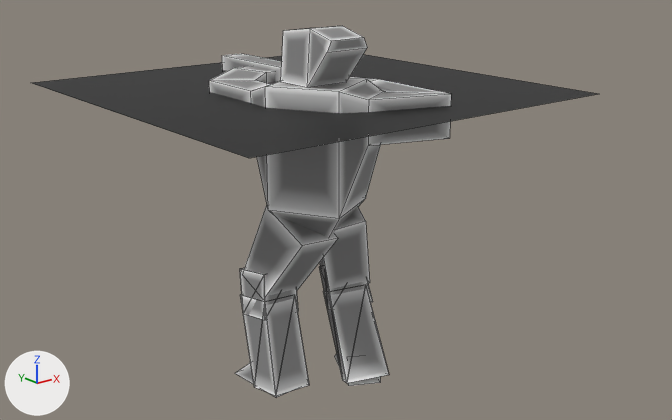
A saved change to the Blender file share/shapes/cat5/pumpgunner.blend.
Rendered twice from a 50 mm lens placed at (-4.52, -5.34, 3.5), pointed at (0.33, 0.72, 1.08). Lighting does not change. The marker at lower left points along +X, +Y and +Z. Mesh edges are drawn as thin lines.

Before the edit, the objects in view are built like this:
```python
ob_calf_left = bpy.data.objects.new('calf_left', me_mesh_159)
ob_calf_left.location = (-0.718, 0.165, 0.415)
ob_calf_left.rotation_euler = (0.329, 0.0556, 0.555)  # degrees (19, 3.2, 32)
ob_calf_right_002 = bpy.data.objects.new('calf_right.002', me_mesh_156)
ob_calf_right_002.location = (-0.133, -0.09, 0.41)
ob_foot_l = bpy.data.objects.new('foot_l', me_cube_052)
ob_foot_l.location = (-0.74, 0.217, 0.003)
ob_foot_l.rotation_euler = (0.00222, 0.00117, 0.0714)  # degrees (0.1, 0.1, 4.1)
ob_knee_left = bpy.data.objects.new('knee_left', me_mesh_158)
ob_knee_left.location = (-0.684, 0.186, 0.796)
ob_knee_left.rotation_euler = (0.329, 0.0556, 0.555)  # degrees (19, 3.2, 32)
ob_knee_right_001 = bpy.data.objects.new('knee_right.001', me_mesh_157)
ob_knee_right_001.location = (-0.114, 0.034, 0.772)
ob_thigh_left = bpy.data.objects.new('thigh_left', me_cube_051)
ob_thigh_left.location = (-0.664, 0.175, 0.958)
ob_thigh_left.rotation_euler = (0.45, 0.13, 0.11)  # degrees (26, 7.4, 6.3)
ob_thigh_right_004 = bpy.data.objects.new('thigh_right.004', me_cube_028)
ob_thigh_right_004.location = (-0.142, 0.063, 0.925)
ob_thigh_right_004.rotation_euler = (0.215, -0.179, -0.47)  # degrees (12, -10, -27)
ob_xtorsox = bpy.data.objects.new('xtorsox', me_cube)
ob_xtorsox.location = (-0.414, 0.0, 1.47)
ob_xtorsox.rotation_euler = (0.0, 0.0, -1.047)  # degrees (0, 0, -60)
ob_y_outlinetorso = bpy.data.objects.new('y_OutlineTorso', me_plane_001)
ob_y_outlinetorso.location = (-0.098, 0.559, 2.217)
ob_y_outlinetorso.rotation_euler = (0.0, 0.0, -3.142)  # degrees (0, 0, -180)
# also in view: 'xheadx' at (-0.41, -0.07, 2.57)
```
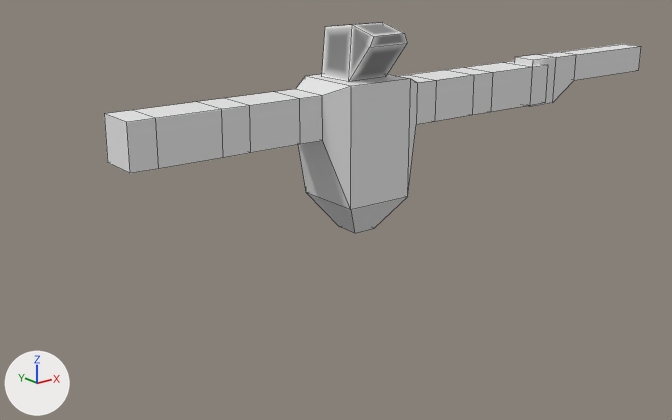
Commit message: Change pumpgunner shape.

Patch to the scene script:
```diff
--- a/share/shapes/cat5/pumpgunner.blend.py
+++ b/share/shapes/cat5/pumpgunner.blend.py
@@ mat_material @@
+mat_material = diffuse_material('Material')
+mat_material.base_color = (0.8, 0.8, 0.8)  # white #e7e7e7
@@ me_cube_001_2 @@
+me_cube_001_2.from_pydata(...)  # 76 vertices, 72 faces; spans x -1.96..3.36, y -0.28..0.28, z -0.29..0.9
+me_cube_001_2.materials.append(mat_material)  # white #e7e7e7
@@ ob_y_outlinetorso @@
 ob_y_outlinetorso = bpy.data.objects.new('y_OutlineTorso', me_plane_001)
-ob_y_outlinetorso.location = (-0.098, 0.559, 2.217)
+ob_y_outlinetorso.location = (0.388, 0.545, 1.839)
 ob_y_outlinetorso.rotation_euler = (0.0, 0.0, -3.142)  # degrees (0, 0, -180)
+ob_y_outlinetorso.hide_set(True)  # wire or fog, not drawn
@@ ob_foot_l @@
 ob_foot_l = bpy.data.objects.new('foot_l', me_cube_052)
-ob_foot_l.location = (-0.74, 0.217, 0.003)
+ob_foot_l.location = (0.0, 0.0, 0.0)
 ob_foot_l.rotation_euler = (0.00222, 0.00117, 0.0714)  # degrees (0.1, 0.1, 4.1)
+ob_foot_l.hide_viewport = True
@@ ob_thigh_left @@
 ob_thigh_left = bpy.data.objects.new('thigh_left', me_cube_051)
-ob_thigh_left.location = (-0.664, 0.175, 0.958)
-ob_thigh_left.rotation_euler = (0.45, 0.13, 0.11)  # degrees (26, 7.4, 6.3)
+ob_thigh_left.location = (0.0, 0.0, 0.0)
+ob_thigh_left.hide_viewport = True
@@ ob_calf_left @@
 ob_calf_left = bpy.data.objects.new('calf_left', me_mesh_159)
-ob_calf_left.location = (-0.718, 0.165, 0.415)
-ob_calf_left.rotation_euler = (0.329, 0.0556, 0.555)  # degrees (19, 3.2, 32)
+ob_calf_left.location = (0.0, 0.0, 0.0)
+ob_calf_left.hide_viewport = True
@@ ob_knee_left @@
 ob_knee_left = bpy.data.objects.new('knee_left', me_mesh_158)
-ob_knee_left.location = (-0.684, 0.186, 0.796)
-ob_knee_left.rotation_euler = (0.329, 0.0556, 0.555)  # degrees (19, 3.2, 32)
+ob_knee_left.location = (0.0, 0.0, 0.0)
+ob_knee_left.hide_viewport = True
@@ ob_knee_right_001 @@
 ob_knee_right_001 = bpy.data.objects.new('knee_right.001', me_mesh_157)
-ob_knee_right_001.location = (-0.114, 0.034, 0.772)
+ob_knee_right_001.location = (0.0, 0.0, 0.0)
+ob_knee_right_001.hide_viewport = True
@@ ob_calf_right_002 @@
 ob_calf_right_002 = bpy.data.objects.new('calf_right.002', me_mesh_156)
-ob_calf_right_002.location = (-0.133, -0.09, 0.41)
+ob_calf_right_002.location = (0.0, 0.0, 0.0)
+ob_calf_right_002.hide_viewport = True
@@ ob_thigh_right_004 @@
 ob_thigh_right_004 = bpy.data.objects.new('thigh_right.004', me_cube_028)
-ob_thigh_right_004.location = (-0.142, 0.063, 0.925)
-ob_thigh_right_004.rotation_euler = (0.215, -0.179, -0.47)  # degrees (12, -10, -27)
+ob_thigh_right_004.location = (0.0, 0.0, 0.0)
+ob_thigh_right_004.hide_viewport = True
@@ ob_foot_r @@
 ob_foot_r = bpy.data.objects.new('foot_r', me_cube_029)
-ob_foot_r.location = (-0.109, -0.12, 0.027)
-ob_foot_r.rotation_euler = (-0.0181, -0.00618, -0.467)  # degrees (-1, -0.4, -27)
+ob_foot_r.location = (0.0, 0.0, 0.0)
+ob_foot_r.hide_viewport = True
@@ ob_xtorsox @@
-ob_xtorsox = bpy.data.objects.new('xtorsox', me_cube)
-ob_xtorsox.location = (-0.414, 0.0, 1.47)
-ob_xtorsox.rotation_euler = (0.0, 0.0, -1.047)  # degrees (0, 0, -60)
+ob_xtorsox = bpy.data.objects.new('xtorsox', me_cube_001_2)
+ob_xtorsox.location = (-0.025, 0.008, 1.47)
+ob_xtorsox.rotation_euler = (0.0, 0.0, -0.0237)  # degrees (0, 0, -1.4)
@@ ob_xheadx @@
 ob_xheadx = bpy.data.objects.new('xheadx', me_cube_001)
-ob_xheadx.location = (-0.413, -0.042, 2.642)
+ob_xheadx.location = (-0.025, -0.034, 2.642)
 ob_xheadx.rotation_euler = (-0.00589, -0.00014, -0.000372)  # degrees (-0.3, 0, -0)
```

What differs and where, as boxes (x1, y1, x2, y2) in the pictures (672 x 420 px):
'xtorsox', reshaped, moved, turned
    before: (209, 54, 451, 237)
    after: (104, 44, 641, 233)
'y_OutlineTorso', hidden
    before: (32, 54, 597, 158)
'xheadx', moved
    before: (281, 26, 367, 88)
    after: (322, 22, 407, 82)
'calf_left', hidden
    before: (240, 295, 309, 396)
'thigh_left', hidden
    before: (244, 206, 338, 296)
'calf_right.002', hidden
    before: (323, 288, 389, 383)
'thigh_right.004', hidden
    before: (319, 207, 370, 289)
'knee_left', hidden
    before: (240, 268, 298, 320)
'knee_right.001', hidden
    before: (319, 266, 373, 310)
'foot_l', hidden
    before: (235, 363, 293, 397)
'foot_r', hidden
    before: (335, 353, 380, 386)
